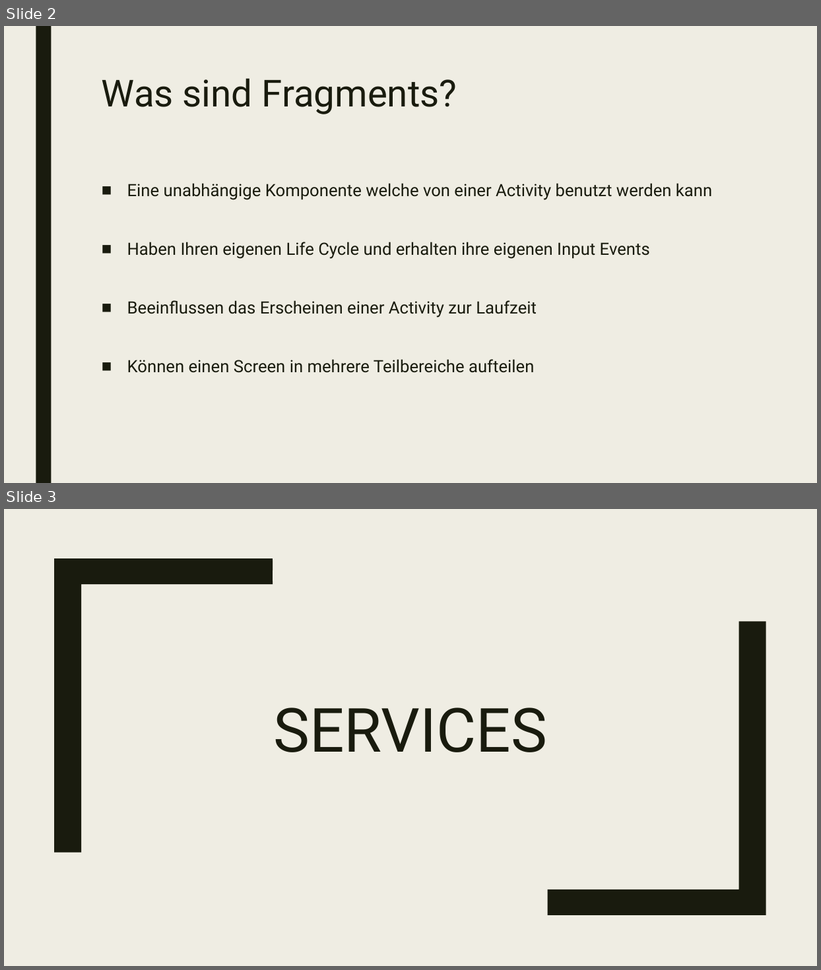
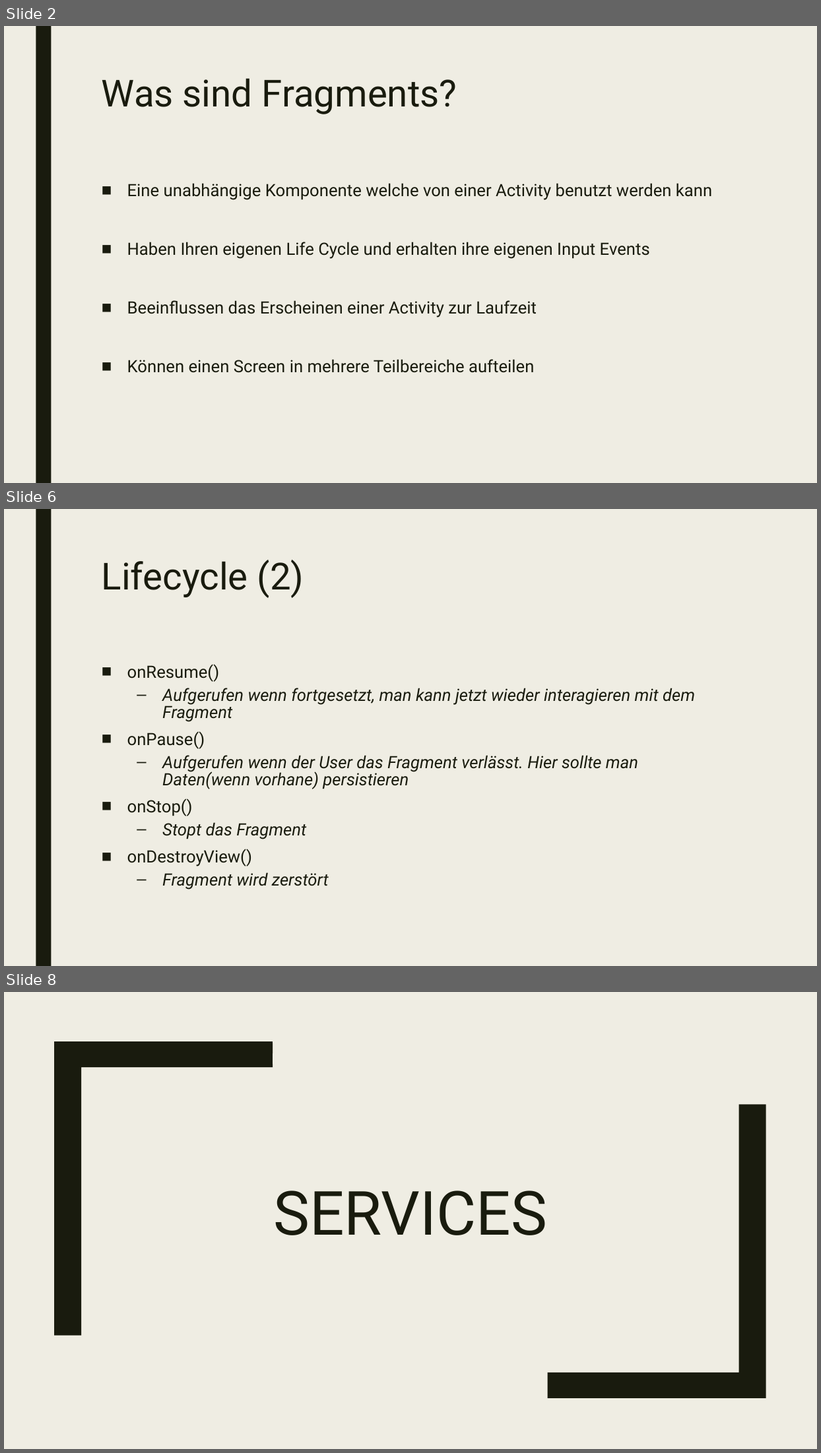
Before and after one commit to EricBuchinger/NVS_Referat, a slide deck: Fragments and Services.pptx. Shown one above the other, each under a label of ours: slides 2 and 3 before the commit, slides 2, 6 and 8 after it; the slides between them are not shown. The pictures are 821x970 and 821x1453 pixels, drawn with LibreOffice and Linux fonts; fonts in the diff are those of the drawing. Boxes give left, top, right and bottom in pixels: in the first picture for what was removed or moved away, otherwise in the second. Text is boxed around its words. In the diff, an @@ line names an element or a change of style, - is before the commit and + after.

```diff
--- a/Fragments and Services.pptx
+++ b/Fragments and Services.pptx
@@ slide 6 added at <box>4,509,817,966</box>, background #EFEDE3; not listed: 1 template element that a slide beside it also shows @@
@@ title added at <box>102,560,304,598</box>, 44 pt, text #191B0E @@
+Lifecycle (2)
@@ text added at <box>127,664,695,890</box>, 20 pt, text #191B0E, italic @@
+■ onResume()
+  – Aufgerufen wenn fortgesetzt, man kann jetzt wieder interagieren mit dem Fragment
+■ onPause()
+  – Aufgerufen wenn der User das Fragment verlässt. Hier sollte man Daten(wenn vorhane) persistieren
+■ onStop()
+  – Stopt das Fragment
+■ onDestroyView()
+  – Fragment wird zerstört
@@ what was slide 3 is now slide 8 @@
```
Also in this commit, not shown: 1 slide changed, 4 other slides added, 1 other file.
